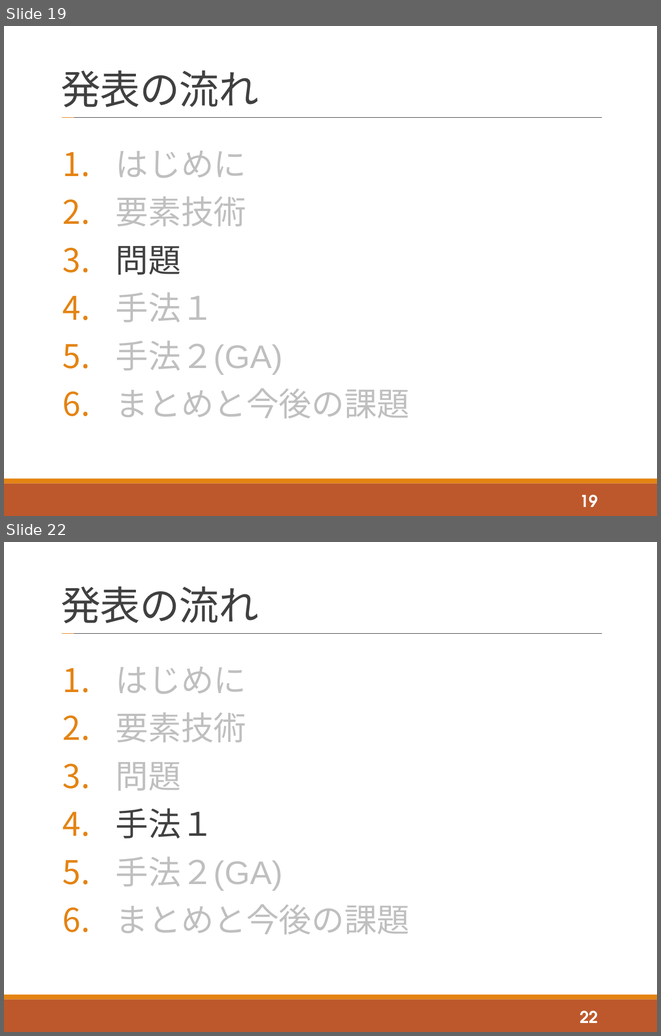
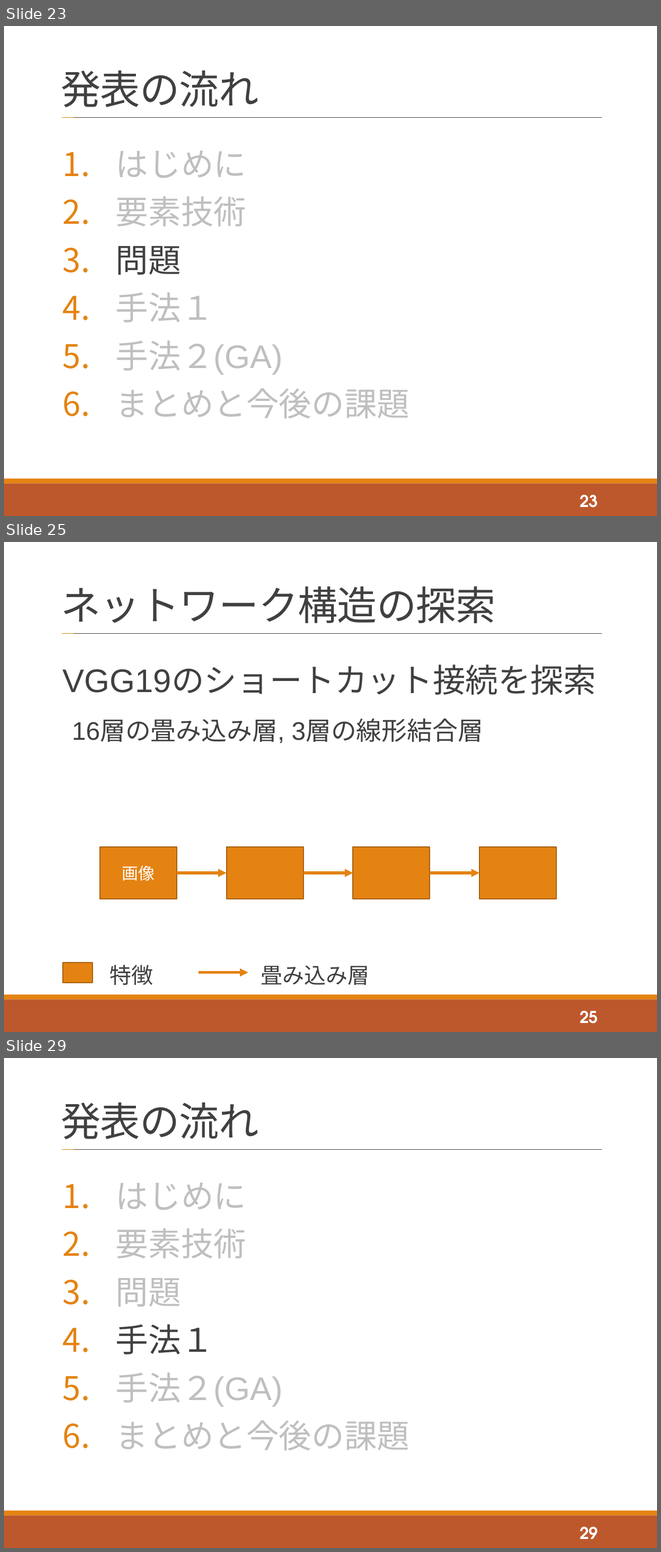
Before and after one commit to tatsuya-sugiyama/WeeklyReport, a slide deck: report/2020後期/2020_2nd_sugiyama.pptx. Shown one above the other, each under a label of ours: slides 19 and 22 before the commit, slides 23, 25 and 29 after it; the slides between them are not shown. The pictures are 661x1036 and 661x1552 pixels, drawn with LibreOffice and Linux fonts; fonts in the diff are those of the drawing. Boxes give left, top, right and bottom in pixels: in the first picture for what was removed or moved away, otherwise in the second. Text is boxed around its words. In the diff, an @@ line names an element or a change of style, - is before the commit and + after.

```diff
--- a/report/2020後期/2020_2nd_sugiyama.pptx
+++ b/report/2020後期/2020_2nd_sugiyama.pptx
@@ slide 25 added at bbox=[4, 542, 657, 1032], background #FFFFFF; not listed: 4 template elements that a slide beside it also shows @@
@@ title added at bbox=[61, 586, 496, 623], 44 pt, text #404040 @@
+ネットワーク構造の探索
@@ text added at bbox=[63, 665, 596, 743], 36 pt, text #404040 @@
+VGG19のショートカット接続を探索
+16層の畳み込み層, 3層の線形結合層
@@ rectangle added at bbox=[100, 847, 177, 899], fill #E48312, outline #A9610D 1.25 pt, 18 pt, text #FFFFFF @@
+画像
@@ rectangle added at bbox=[227, 847, 303, 899], fill #E48312, outline #A9610D 1.25 pt @@
@@ rectangle added at bbox=[353, 847, 430, 899], fill #E48312, outline #A9610D 1.25 pt @@
@@ rectangle added at bbox=[479, 847, 556, 899], fill #E48312, outline #A9610D 1.25 pt @@
@@ arrow added from (177, 873) to (227, 873), #E48312 3 pt @@
@@ arrow added from (303, 873) to (353, 873), #E48312 3 pt @@
@@ arrow added from (430, 873) to (479, 873), #E48312 3 pt @@
@@ rectangle added at bbox=[63, 962, 93, 983], fill #E48312, outline #A9610D 1.25 pt @@
@@ text added at bbox=[109, 964, 153, 985], 24 pt, text #404040 @@
+特徴
@@ text added at bbox=[261, 965, 369, 985], 24 pt, text #404040 @@
+畳み込み層
@@ arrow added from (199, 972) to (248, 972), #E48312 3 pt @@
@@ page number added at bbox=[580, 1011, 598, 1023], 18 pt, text #FFFFFF, bold @@
+25
@@ what was slide 19 is now slide 23 @@
@@ page number at bbox=[580, 495, 598, 507]: text changed @@
-19
+23
@@ what was slide 22 is now slide 29 @@
@@ page number at bbox=[580, 1527, 598, 1539]: text changed @@
-22
+29
```
Also in this commit, not shown: 9 slides changed, 16 other slides added, 2 slides removed.
